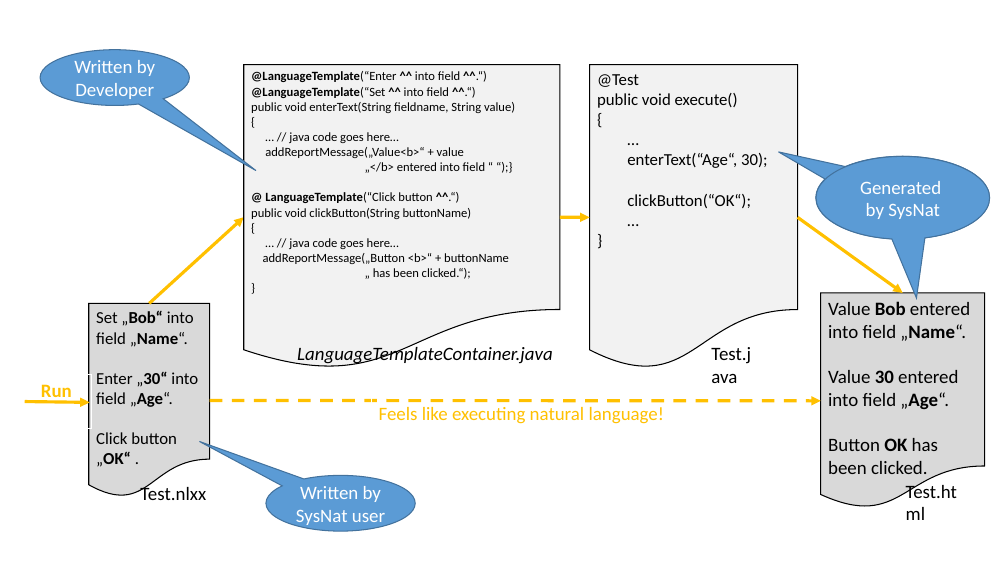
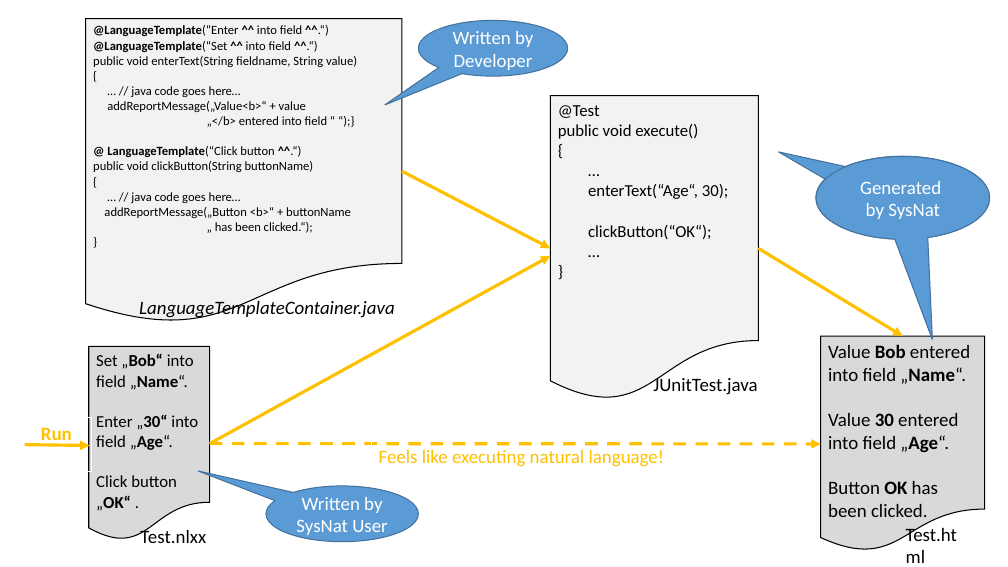
Before and after one commit to iks-gmbh-tools/SysNat, a slide deck: slide 1 of documentation/Figures.pptx. Drawn at 1008x567 pixels with LibreOffice and Linux fonts; fonts in the diff are those of the drawing. Boxes give left, top, right and bottom in pixels: in the first picture for what was removed or moved away, otherwise in the second. Text is boxed around its words. In the diff, an @@ line names an element or a change of style, - is before the commit and + after.

```diff
--- a/documentation/Figures.pptx
+++ b/documentation/Figures.pptx
@@ flow chart document "@LanguageTemplate(“Enter ^^ into field ^^.“)": place and size @@
-flow chart document "@LanguageTemplate(“Enter ^^ into field ^^.“)" at (243,64,560,370)
+flow chart document "@LanguageTemplate(“Enter ^^ into field ^^.“)" at (85,19,402,324)
@@ proportions changed in 3 elements at (816,157,990,240), (266,486,419,542), (418,20,567,76) @@
@@ speech bubble "Written by Developer": place and size @@
-speech bubble "Written by Developer" at (40,50,189,106)
+speech bubble "Written by Developer" at (418,20,567,76)
@@ flow chart document "@Test": place and size @@
-flow chart document "@Test" at (590,65,798,371)
+flow chart document "@Test" at (551,96,758,402)
@@ arrow moved from (560, 217) - (590, 217) to (402, 172) - (551, 248) @@
@@ arrow moved from (149, 303) - (243, 217) to (209, 444) - (551, 256) @@
@@ arrow moved from (798, 217) - (903, 293) to (758, 248) - (903, 336) @@
@@ text "LanguageTemplateContainer.java": place and size @@
-text "LanguageTemplateContainer.java" at (297,345,553,366)
+text "LanguageTemplateContainer.java" at (139,299,395,320)
@@ text at (653,376,757,395): text changed @@
-Test.java
+JUnitTest.java
@@ 2 flow chart documents, 2 texts, 2 rectangles, 2 arrows: place and size @@
-2 flow chart documents, 2 texts, 2 rectangles, 2 arrows at (25,293,985,508)
+2 flow chart documents, 2 texts, 2 rectangles, 2 arrows at (25,336,985,551)
@@ speech bubble "Written by SysNat User": place and size @@
-speech bubble "Written by SysNat User" at (266,476,415,532)
+speech bubble "Written by SysNat User" at (266,486,419,542)
@@ text in speech bubble at (296,497,387,538): text changed @@
-Written by SysNat user
+Written by SysNat User
```
Also in this commit, not shown: 1 other file.
